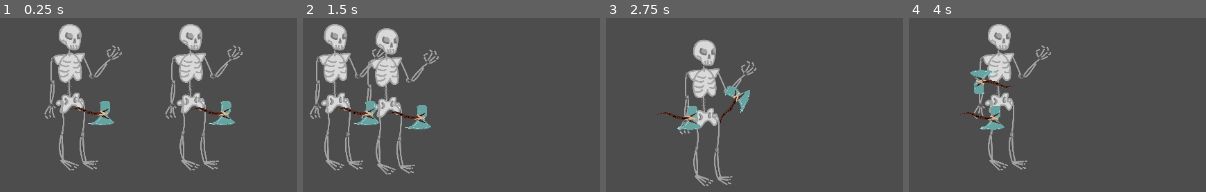
Above: before the commit, frames 1-4 (left to right).
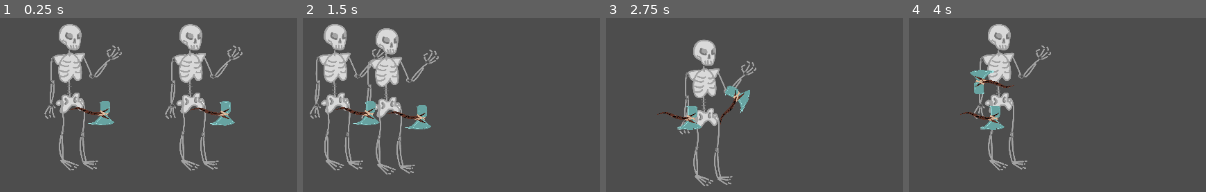
Above: after the commit, the same moments.

Repository: RNSM-Games/godot-gmtk-jam-2023
Game: Godot game, scene res://scenes/Test.tscn
Same seed, same stepped clock (60 frames per second), same inputs: the game is played once before the commit and once after it. This scene is started directly instead of the project's main scene.
Inputs (mouse positions are in pixels of both pictures, inside the frame that each line leads up to):
- Up to frame 1 (0.25 s): no input
- Up to frame 2 (1.5 s): move the mouse to (555, 75) at 0.52 s; hold Right (right) 0.53-1.28 s; hold Right mouse button (Ability) 0.53-1.28 s; move the mouse to (outside the picture) at 1.27 s; hold Down (down) from 1.28 s (still down); right-click (outside the picture) at 1.35 s
- Up to frame 3 (2.75 s): move the mouse to (outside the picture) at 2.02 s; release Down (down) at 2.03 s; press the mouse at (outside the picture) at 2.03 s; hold Right (right) from 2.03 s (still down); right-click (outside the picture) at 2.3 s
- Up to frame 4 (4 s): move the mouse to (947, 186) at 2.77 s; release Right (right) at 2.78 s; release the mouse at (947, 186) at 2.78 s; hold Up (up) 2.78-3.53 s; right-click (947, 186) at 2.85 s; move the mouse to (outside the picture) at 3.52 s; hold Left (left) from 3.53 s (still down); hold Right mouse button (Ability) from 3.53 s (still down)

The runs differ from the first frame. In frame 1, 0.6% of the frame differs, in the area x 55-82%, y 3-87%; in frame 2, 0.4%; in frame 3, 0.1%; in frame 4, 0.1%.
Error in both runs: Invalid access to property or key 'health' on a base object of type 'previously freed'. (res://scripts/Enemy/States/Chase.gd:24)

Commit message:
added shtuff

Diff:
--- a/scenes/Creatures/orc.tscn
+++ b/scenes/Creatures/orc.tscn
@@ -34,6 +34,7 @@
 
 [node name="MeleeWeapon" parent="Weapon" node_paths=PackedStringArray("hitbox") instance=ExtResource("4_unfta")]
 position = Vector2(0, 1)
+damage_modifier = 10.0
 hitbox = NodePath("../../Collider/Hitbox")
 
 [node name="Collider" type="RigidBody2D" parent="."]
--- a/scenes/Test.tscn
+++ b/scenes/Test.tscn
@@ -11,4 +11,4 @@
 [node name="Orc" parent="." instance=ExtResource("1_arwb7")]
 
 [node name="EnemyOrc" parent="." instance=ExtResource("2_660j7")]
-position = Vector2(906, 0)
+position = Vector2(905, 1)
--- a/scenes/enemyorc.tscn
+++ b/scenes/enemyorc.tscn
@@ -3,7 +3,7 @@
 [ext_resource type="Script" path="res://scripts/Enemy/EnemyController.gd" id="1_oyvmp"]
 [ext_resource type="Script" path="res://scripts/Creature/Creatures/Creature.gd" id="2_jbdul"]
 [ext_resource type="Texture2D" uid="uid://umpmllmshnjx" path="res://assets/skelly.png" id="3_8ujkp"]
-[ext_resource type="PackedScene" uid="uid://bqfwsrqxa22ff" path="res://scenes/Abilities/Dodge.tscn" id="4_jwa5x"]
+[ext_resource type="PackedScene" uid="uid://bxesepst32xuk" path="res://scenes/Abilities/Charge.tscn" id="4_5vts4"]
 [ext_resource type="PackedScene" uid="uid://yfhox77or57c" path="res://scenes/melee_weapon.tscn" id="6_oedsm"]
 [ext_resource type="PackedScene" uid="uid://cpdkwg7vsst2" path="res://scenes/Abilities/EnemyStateSystem.tscn" id="7_uqh8o"]
 
@@ -17,7 +17,7 @@
 [node name="Body" type="Node2D" parent="." node_paths=PackedStringArray("weapon", "ability", "sprite")]
 script = ExtResource("2_jbdul")
 weapon = NodePath("../Weapon/MeleeWeapon")
-ability = NodePath("../Ability/Dodge")
+ability = NodePath("../Ability/Charge")
 health = 10
 damage = 10.0
 speed = 150.0
@@ -28,13 +28,14 @@
 
 [node name="Ability" type="Node2D" parent="."]
 
-[node name="Dodge" parent="Ability" node_paths=PackedStringArray("hitbox") instance=ExtResource("4_jwa5x")]
+[node name="Charge" parent="Ability" node_paths=PackedStringArray("hitbox") instance=ExtResource("4_5vts4")]
+position = Vector2(-779.595, 922.663)
 hitbox = NodePath("../../Collider/Hitbox")
 
 [node name="Weapon" type="Node2D" parent="."]
 
 [node name="MeleeWeapon" parent="Weapon" node_paths=PackedStringArray("hitbox") instance=ExtResource("6_oedsm")]
-position = Vector2(0, 1)
+position = Vector2(-1, 1)
 hitbox = NodePath("../../Collider/Hitbox")
 
 [node name="Collider" type="RigidBody2D" parent="."]
--- a/scripts/Creature/Creatures/Entity.gd
+++ b/scripts/Creature/Creatures/Entity.gd
@@ -18,4 +18,4 @@
 		die()
 
 func die() -> void:
-	self.queue_free()
+	queue_free()
--- a/scripts/Equippable/ActionItem.gd
+++ b/scripts/Equippable/ActionItem.gd
@@ -10,9 +10,9 @@
 
 
 func _ready():
-	assert(get_parent().get_parent().get_node("Collider/Hitbox"))
+	assert(get_parent().get_parent().get_node("Collider/Hitbox"), "could not find hitbox")
 	hitbox = get_parent().get_parent().get_node("Collider/Hitbox")
-	assert(get_parent().get_parent())
+	assert(get_parent().get_parent(), "could not find body")
 	character = get_parent().get_parent()
 	character_bod = get_parent().get_parent().get_node("Body")
 
--- a/scripts/State.gd
+++ b/scripts/State.gd
@@ -1,5 +1,7 @@
 extends Node
 class_name State
+
+#TODO -> Make the states not crash on enemy deletion (check attack between player and enemy. CURRENTLY AT CHASE LINE 24)
 
 @export var enemy_controller : CharacterBody2D
 @export var enemy : Node2D
